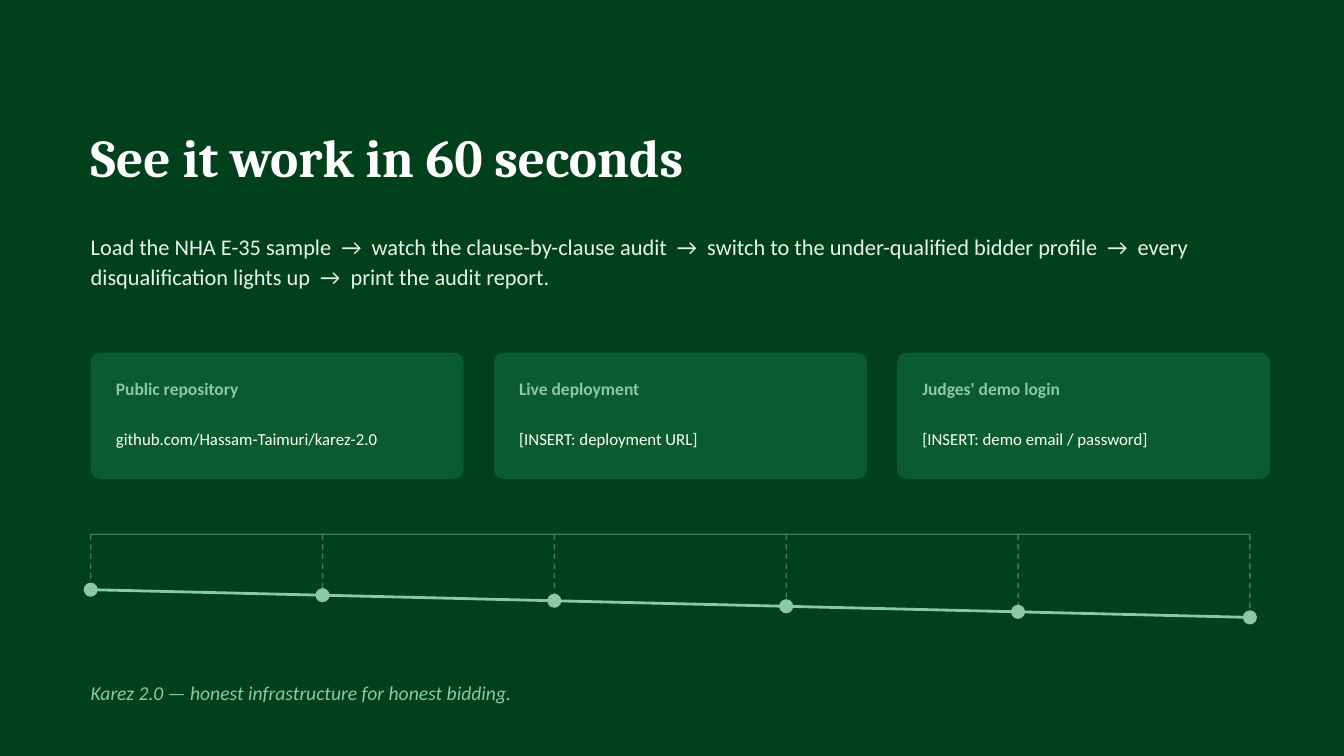
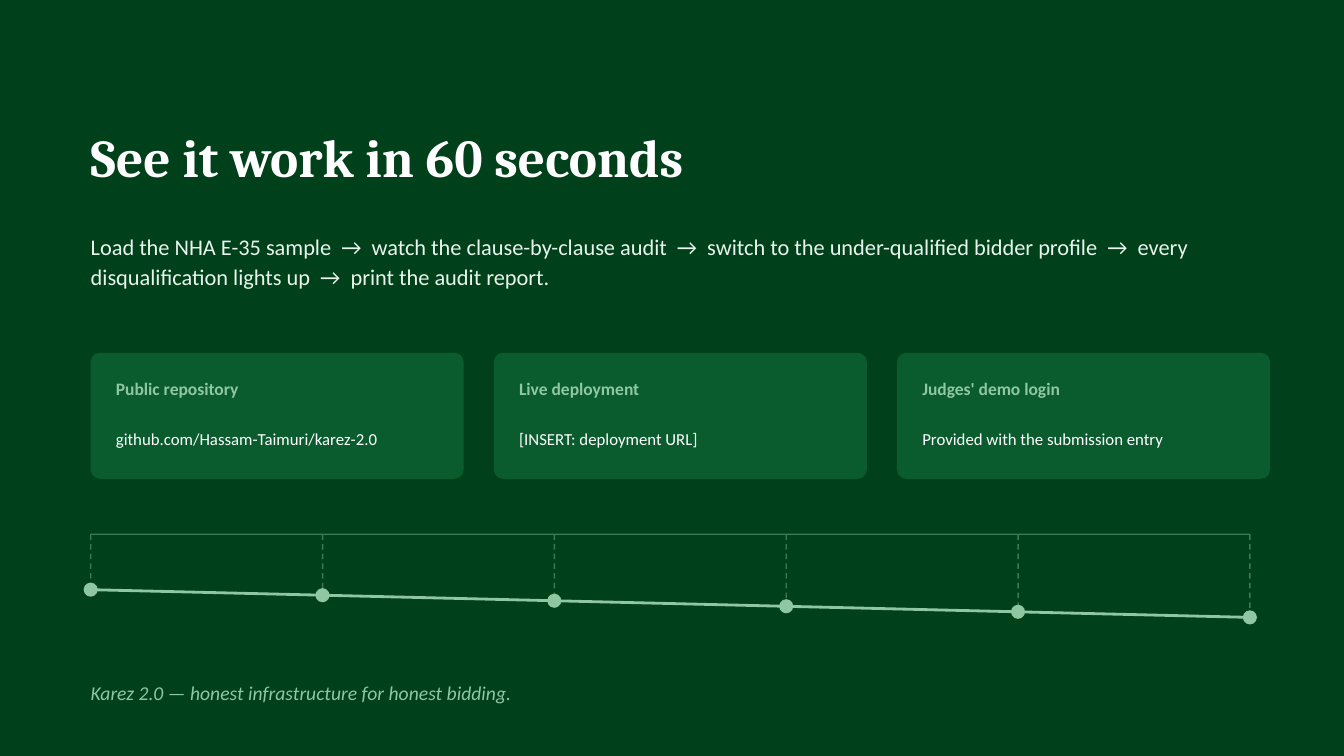
Before and after one commit to Hassam-Taimuri/karez-2.0, a slide deck: slide 11 of presentation/Karez-2.0-Hackathon-Presentation.pptx. Drawn at 1344x756 pixels with LibreOffice and Linux fonts; fonts in the diff are those of the drawing. Boxes give left, top, right and bottom in pixels: in the first picture for what was removed or moved away, otherwise in the second. Text is boxed around its words. In the diff, an @@ line names an element or a change of style, - is before the commit and + after.

```diff
--- a/presentation/Karez-2.0-Hackathon-Presentation.pptx
+++ b/presentation/Karez-2.0-Hackathon-Presentation.pptx
@@ text at bbox=[922, 433, 1163, 448]: text changed @@
-[INSERT: demo email / password]
+Provided with the submission entry
```
Also in this commit, not shown: 1 other file.
